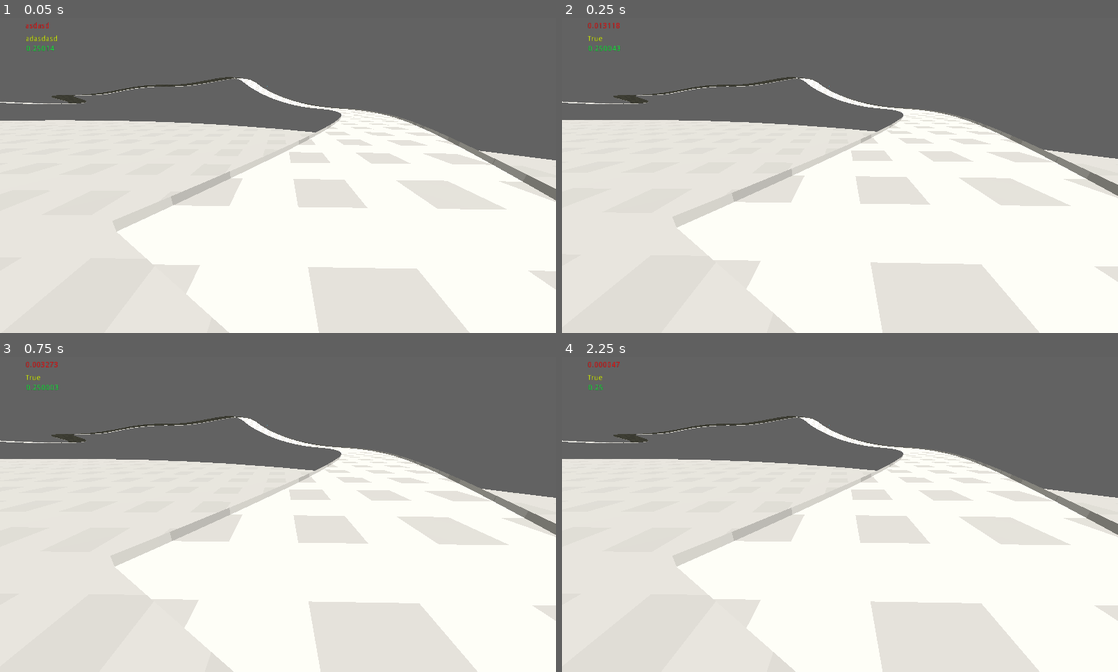
Above: before the commit, frames 1-4 (two rows, left to right).
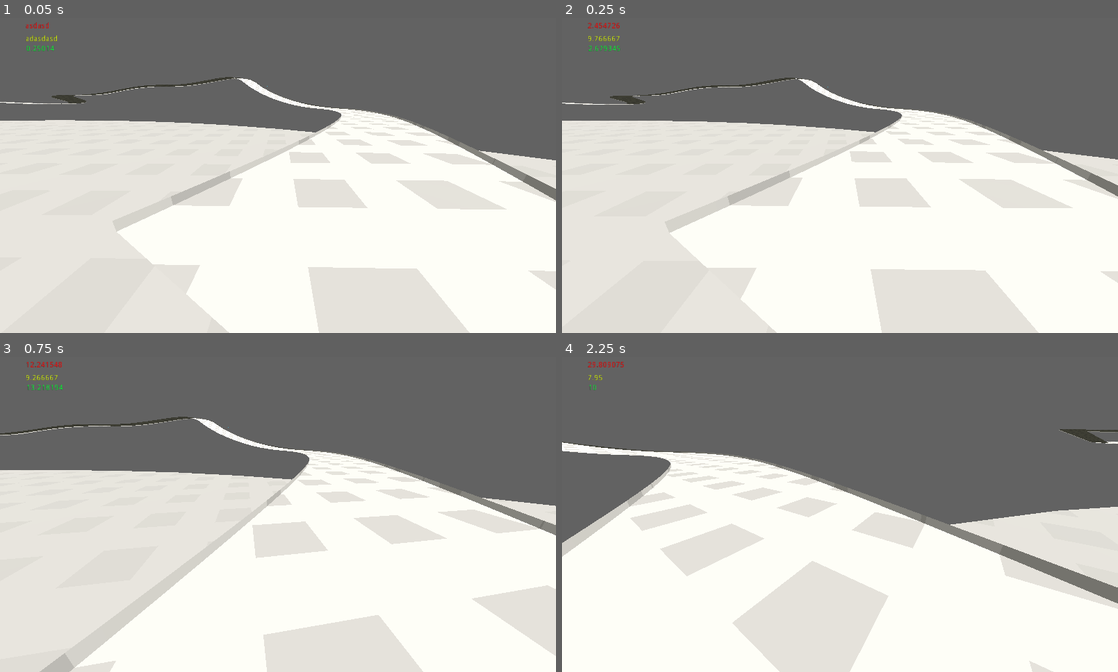
Above: after the commit, the same moments.

Repository: EdmarDev/Wind-Up-Racer
Game: Godot game, scene res://test/test_scene.tscn
The game is run twice, just before and just after one commit, with the same random seed, the same clock (stepped at 60 frames per second) and the same inputs. The project has no main scene, so this scene is started directly.
Inputs:
- Up to frame 1 (0.05 s): no input
- Up to frame 2 (0.25 s): no input
- Up to frame 3 (0.75 s): hold D (steer_right) from 0.53 s (still down); tap Space (warp) at 0.6 s
- Up to frame 4 (2.25 s): release D (steer_right) at 1.28 s; hold Shift (brake) 1.28-2.03 s; tap Space (warp) at 1.35, 2.1 s; hold D (steer_right) from 2.03 s (still down)

Frame 1 is identical in both runs. In frame 2, 3.7% of the frame differs, in the area x 0-100%, y 1-100%; in frame 3, 22%; in frame 4, 46%.

Commit message:
Remove warp mechanics and add energy mechanics

Diff:
--- a/src/items/SpeedBoost.gd
+++ b/src/items/SpeedBoost.gd
@@ -8,7 +8,6 @@
 	if not (body is Vehicle):
 		return
 	var vehicle := body as Vehicle
-	vehicle.acceleration_boost += 45
-	vehicle.persistent_boost += 4
-	vehicle.persistent_boost_min_speed += .6
-	vehicle.drifting += .05
+	vehicle.recover_energy(1.5)
+	vehicle.add_boost(10, .5)
+	queue_free()
--- a/src/vehicle/vehicle.gd
+++ b/src/vehicle/vehicle.gd
@@ -1,18 +1,10 @@
 class_name Vehicle
 extends KinematicBody
 
-signal warp_set
-signal warped
-
-var acceleration_boost := 0.0
-var persistent_boost := 0.0
-var drifting := .1
-var persistent_boost_min_speed := 15.0
-var _boost_decay := 45.0
+var drifting := .25
 var _wheel_base := 1.9
 var _velocity: Vector3
 var _acceleration :=  35.0
-var _reverse_accel := 15.0
 var _heading_direction: Vector3
 var _steering_direction: float
 var _steering_angle := 9
@@ -24,21 +16,24 @@
 var _floor_normal := Vector3.UP
 var _look_dir := Vector3.ZERO
 
-var _warp_position: Vector3
-var _warp_active := false
-var _warp_heading: Vector3
+var _current_energy := 0.0
+var _max_energy := 10.0
+var _brake_energy_cost := 2.0
+var _moving := false
+
+var _acceleration_boost := 0.0
+var _boost_duration := 0.0
+
 
 func _ready() -> void:
 	_heading_direction = -global_transform.basis.z
 	_look_dir = _heading_direction
+	_start_moving()
 
 
 func _process(delta: float) -> void:
-	if Input.is_action_just_pressed("warp"):
-		if _warp_active:
-			_warp()
-		else:
-			_setup_warp()
+	_update_energy(delta)
+	_update_boost(delta)
 
 
 func _physics_process(delta: float) -> void:
@@ -50,24 +45,22 @@
 
 	if _is_on_floor:
 		var f := _friction
-		_update_acceleration(delta)
-		if Input.is_action_pressed("accelerate"):
+		if _moving:
 			_velocity += get_final_acceleration() * _heading_direction * delta;
-		elif Input.is_action_pressed("reverse"):
-			_velocity -= _reverse_accel * _heading_direction * delta;
-		if Input.is_action_pressed("brake"):
-			f += 3.0
-			_steering_direction *= 2.5
+			if Input.is_action_pressed("brake"):
+				f += 2.0
+				_steering_direction *= 3.5
+				_current_energy -= delta * _brake_energy_cost
 
 		steering(delta)
 
 		f *= delta
 		if _velocity.length() < 2:
 			f *= 3
-		$friction.text = str(((_velocity * f).length())/delta)
+		$friction.text = str((_velocity * f).length() * 1/delta)
 		_velocity -= _velocity * f
 
-		$drag.text = str(_is_on_floor)#str(((_velocity * _velocity.length() * _drag * delta).length())/delta)
+		$drag.text = str(_current_energy)#str(((_velocity * _velocity.length() * _drag * delta).length())/delta)
 		_velocity -= _velocity * _velocity.length() * _drag * delta
 
 	_look_dir = _look_dir.move_toward(_heading_direction, 2.0 * delta)
@@ -78,19 +71,7 @@
 
 
 func get_final_acceleration() -> float:
-	return persistent_boost + acceleration_boost + _acceleration
-
-
-func _update_acceleration(delta: float):
-	acceleration_boost = max(0, acceleration_boost - _boost_decay * delta)
-	if _velocity.length() <= persistent_boost_min_speed:
-		_reset_persistent_boost()
-
-
-func _reset_persistent_boost():
-	persistent_boost = 0
-	persistent_boost_min_speed = 15
-	drifting = .1
+	return _acceleration + _acceleration_boost
 
 
 func steering(delta: float):
@@ -123,7 +104,6 @@
 #			_velocity += col.normal * 10
 #			_reset_persistent_boost()
 #			break
-	$speed.text = str(_velocity.length())
 
 	_is_on_floor = false
 	var delta_vel := _velocity * delta
@@ -146,21 +126,43 @@
 			if _velocity.length() > 10:
 				_velocity = _velocity.normalized() * 10
 			delta_vel = remainder.bounce(n)
+			reset_boost()
 		col = move_and_collide(delta_vel)
 
-
-func _warp():
-	translation = _warp_position
-	_warp_active = false
-	_heading_direction = _warp_heading
-	_velocity = _heading_direction.normalized() * _velocity.length()
-	look_at(global_transform.origin + _heading_direction, Vector3.UP)
-	_look_dir = _heading_direction
-	emit_signal("warped")
+	$speed.text = str(_velocity.length())
+	if !_moving and _velocity.length() <= .5:
+		_velocity = Vector3.ZERO
 
 
-func _setup_warp():
-	_warp_position = translation
-	_warp_active = true
-	_warp_heading = _heading_direction
-	emit_signal("warp_set")
+func _start_moving():
+	_moving = true
+	_current_energy = _max_energy
+
+
+func _update_energy(delta: float):
+	_current_energy = max(0, _current_energy - delta)
+	if _current_energy == 0.0:
+		_moving = false
+		if _velocity.length() < 0.1:
+			print("GameOver")
+
+
+func recover_energy(amount: float):
+	_current_energy = min(_current_energy + amount, _max_energy)
+	_moving = true
+
+
+func _update_boost(delta: float):
+	_boost_duration = max(0.0, _boost_duration - delta)
+	if _boost_duration == 0.0:
+		_acceleration_boost = 0.0
+
+
+func add_boost(amount: float, duration: float):
+	_boost_duration += duration
+	if _acceleration_boost < amount:
+		_acceleration_boost = amount
+
+
+func reset_boost():
+	_boost_duration = 0.0
--- a/test/test_camera.gd
+++ b/test/test_camera.gd
@@ -6,8 +6,6 @@
 
 func _ready() -> void:
 	target = get_node("../vehicle")
-	target.connect("warp_set", self, "_on_target_warp_set")
-	target.connect("warped", self, "_on_target_warped")
 
 
 
@@ -21,11 +19,3 @@
 		var future_pos := target_pos - (target_pos - self_pos).normalized() * max_distance
 		future_pos.y = target.global_transform.origin.y + 3.5
 		global_transform.origin = future_pos
-
-
-func _on_target_warp_set():
-	_warp_pos = translation
-
-
-func _on_target_warped():
-	translation = _warp_pos
--- a/test/test_scene.tscn
+++ b/test/test_scene.tscn
@@ -351,3 +351,5 @@
 path_continuous_u = false
 path_joined = false
 material = SubResource( 14 )
+
+[node name="CollisionShape" type="CollisionShape" parent="."]
